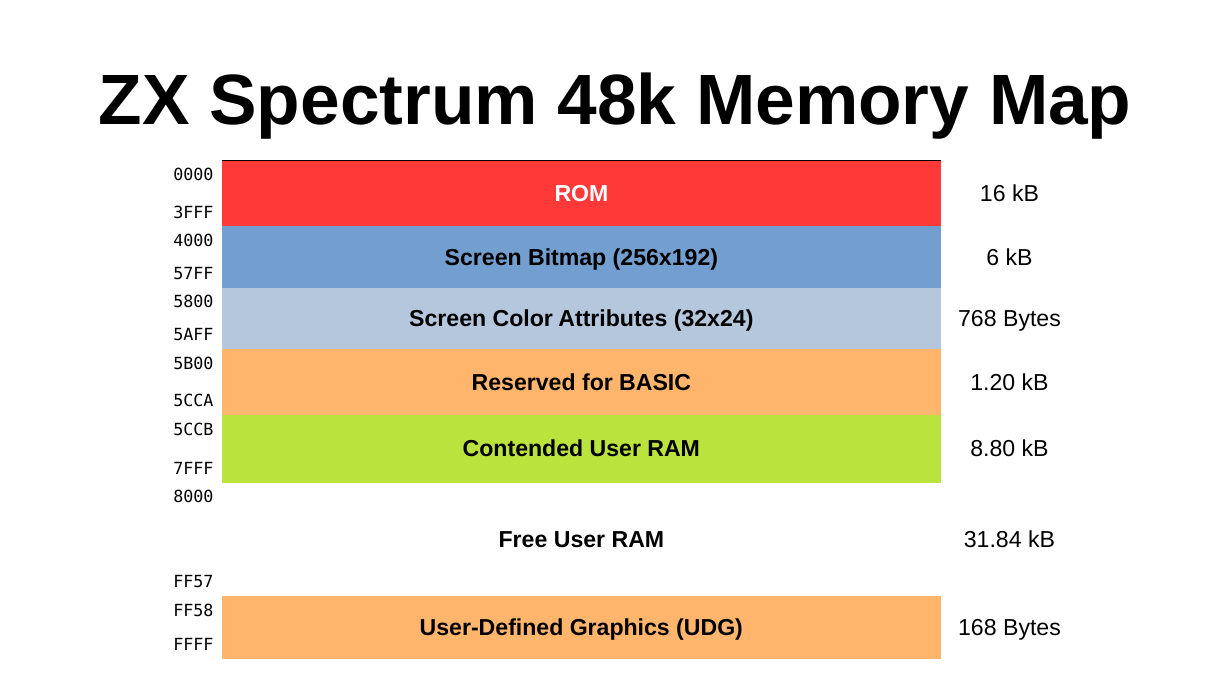
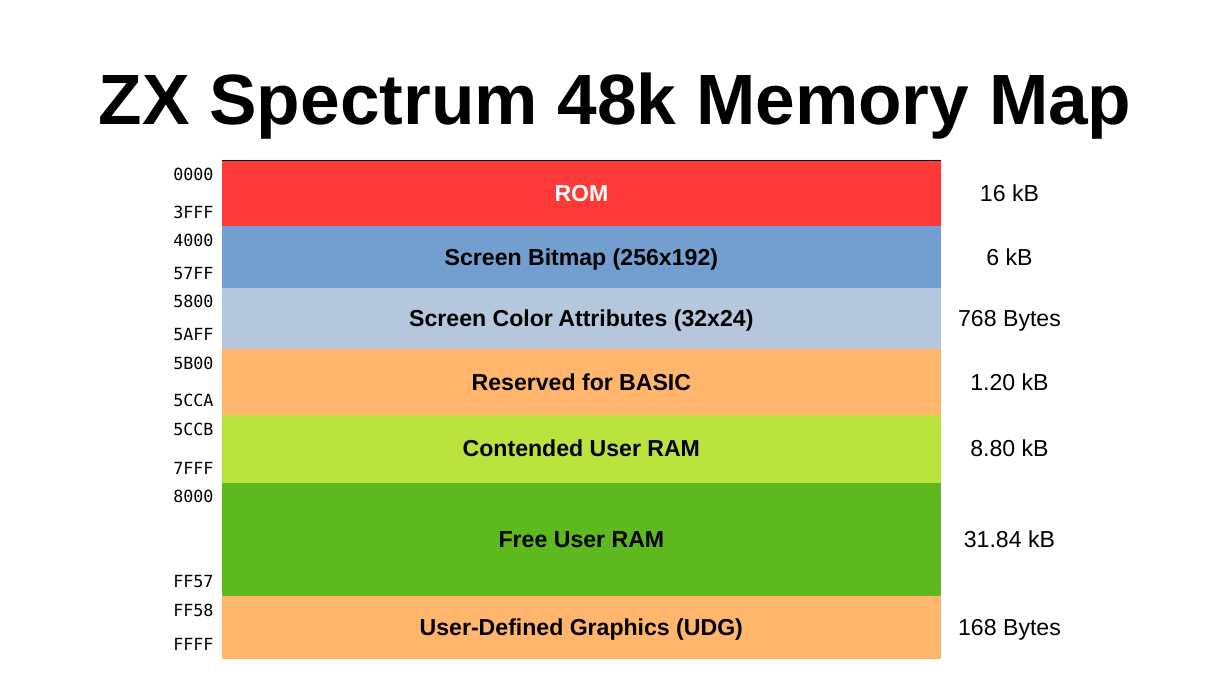
Before and after one commit to SlithyMatt/zxs-assembly-tutorial, a slide deck: slide 3 of Lesson6/Lesson6.odp. Drawn at 1232x693 pixels with LibreOffice and Linux fonts; fonts in the diff are those of the drawing. Boxes give left, top, right and bottom in pixels: in the first picture for what was removed or moved away, otherwise in the second. Text is boxed around its words. In the diff, an @@ line names an element or a change of style, - is before the commit and + after.

```diff
--- a/Lesson6/Lesson6.odp
+++ b/Lesson6/Lesson6.odp
@@ table at (x1=147, y1=160, x2=1079, y2=659) @@
@@ fill none to #FFFFFF in 21 cells @@
@@ fill none to #5EB91E in row 11, column 2 @@
```
Also in this commit, not shown: 3 other slides changed.
